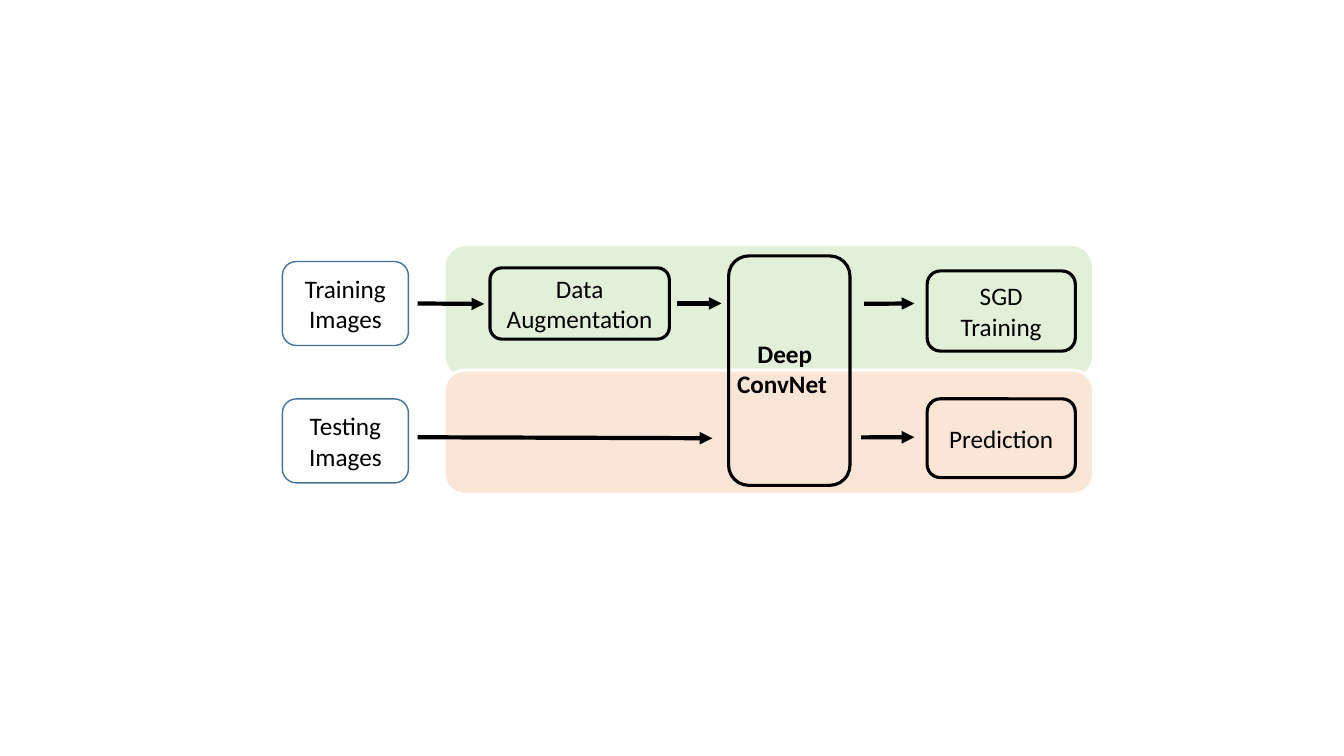
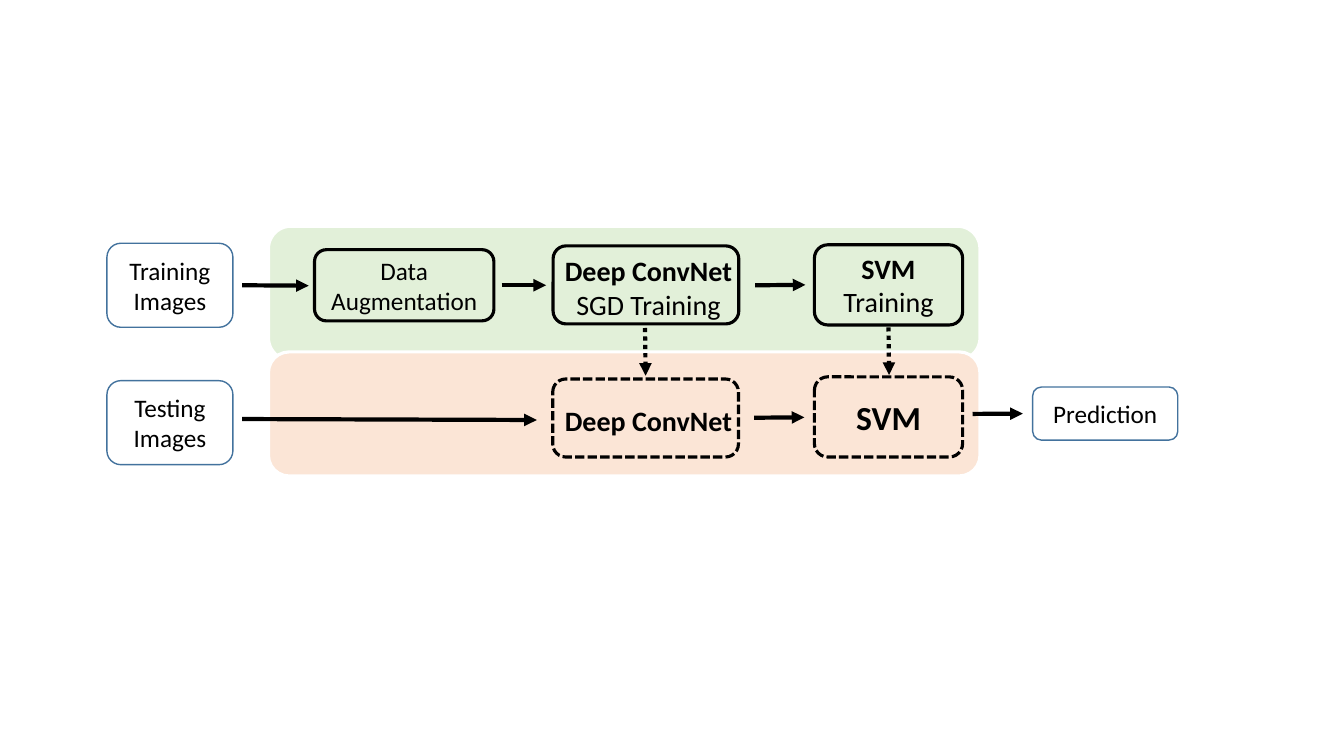
Before and after one commit to zengxiao1028/CSE902_Project_17Spring, a slide deck: slide 4 of proposal/fig/pptx/fig.pptx. Drawn at 1344x756 pixels with LibreOffice and Linux fonts; fonts in the diff are those of the drawing. Boxes give left, top, right and bottom in pixels: in the first picture for what was removed or moved away, otherwise in the second. Text is boxed around its words. In the diff, an @@ line names an element or a change of style, - is before the commit and + after.

```diff
--- a/proposal/fig/pptx/fig.pptx
+++ b/proposal/fig/pptx/fig.pptx
@@ rounded rectangle: place and size @@
-rounded rectangle at <box>444,245,1094,379</box>
+rounded rectangle at <box>268,226,980,360</box>
@@ rounded rectangle: place and size @@
-rounded rectangle at <box>729,256,850,486</box>
+rounded rectangle at <box>554,246,739,324</box>
@@ text at <box>565,262,732,320</box>: text changed; size 18 to 20 pt @@
-Deep
-ConvNet
+Deep ConvNet
+SGD Training
@@ rounded rectangle "SVM": place and size @@
-rounded rectangle "SVM" at <box>928,271,1076,352</box>
+rounded rectangle "SVM" at <box>815,245,963,326</box>
@@ text in rounded rectangle at <box>861,260,915,279</box>: text changed; size 18 to 20 pt; bold on @@
-SGD
+SVM
@@ 3 rounded rectangles, 3 arrows: place and size @@
-3 rounded rectangles, 3 arrows at <box>282,261,722,483</box>
+3 rounded rectangles, 3 arrows at <box>107,243,546,465</box>
@@ arrow moved from (864, 303) - (914, 303) to (755, 285) - (806, 285) @@
@@ text in rounded rectangle at <box>843,292,933,317</box>: size 18 to 20 pt in "Training" @@
@@ arrow added from (645, 328) to (646, 376), #000000 3 pt dashed @@
@@ arrow added from (888, 328) to (889, 375), #000000 3 pt dashed @@
@@ rounded rectangle: place and size @@
-rounded rectangle at <box>444,370,1094,494</box>
+rounded rectangle at <box>268,352,980,476</box>
@@ rounded rectangle added at <box>553,379,738,457</box>, outline #000000 2.25 pt dashed @@
@@ rounded rectangle added at <box>815,377,963,458</box>, outline #000000 2.25 pt dashed, 24 pt, text #000000, bold @@
+SVM
@@ rounded rectangle "Prediction": place and size @@
-rounded rectangle "Prediction" at <box>928,399,1076,478</box>
+rounded rectangle "Prediction" at <box>1033,387,1179,441</box>
@@ rounded rectangle "Prediction" at <box>1033,387,1179,441</box>: outline #000000 2.25 pt to #43739E 1 pt @@
@@ text added at <box>565,412,732,436</box>, 20 pt, text #000000, bold @@
+Deep ConvNet
@@ arrow moved from (861, 438) - (914, 438) to (754, 417) - (805, 417) @@
@@ arrow added from (973, 414) to (1023, 413), #000000 3 pt @@
```
Also in this commit, not shown: 1 other file.
